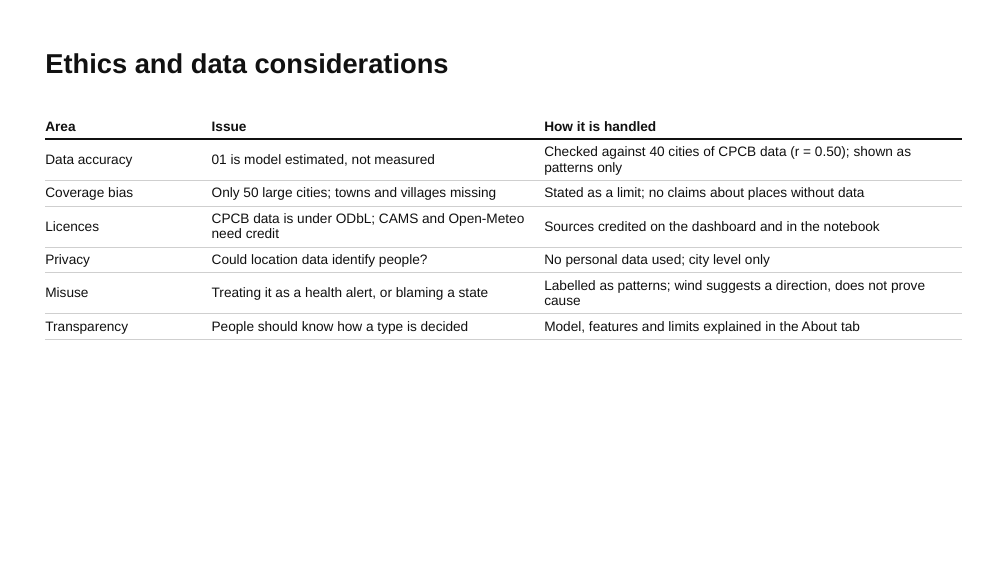
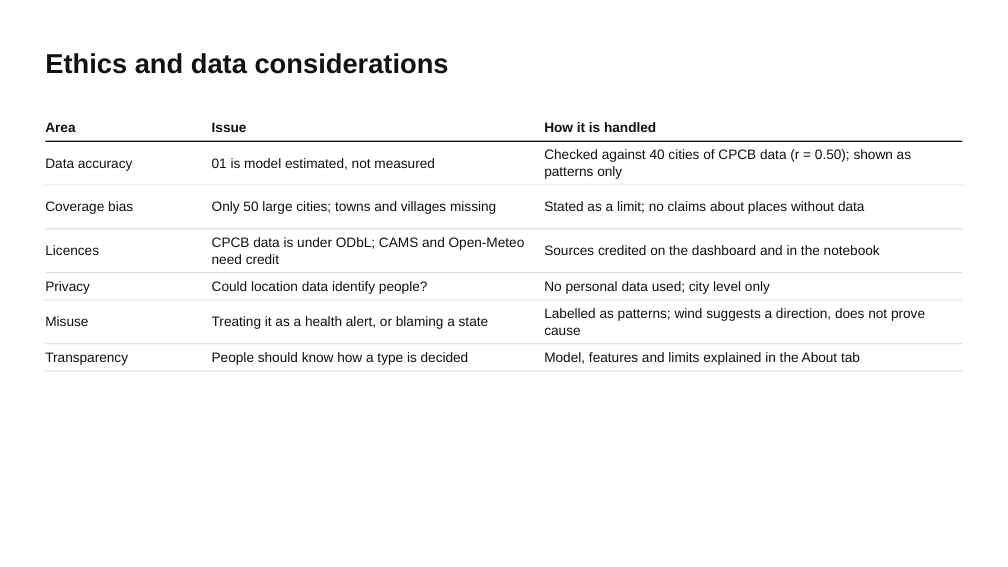
Before and after one commit to tanmayg122/india-air-pollution-tracker, a slide deck: slide 25 of presentation/Tanmay_24151020_Air_Pollution_Types.pptx. Drawn at 1008x567 pixels with LibreOffice and Linux fonts; fonts in the diff are those of the drawing. Boxes give left, top, right and bottom in pixels: in the first picture for what was removed or moved away, otherwise in the second. Text is boxed around its words. In the diff, an @@ line names an element or a change of style, - is before the commit and + after.

```diff
--- a/presentation/Tanmay_24151020_Air_Pollution_Types.pptx
+++ b/presentation/Tanmay_24151020_Air_Pollution_Types.pptx
@@ table removed at (45,113,963,338), 7 rows, 3 columns @@
-Area | Issue | How it is handled
-Data accuracy | 01 is model estimated, not measured | Checked against 40 cities of CPCB data (r = 0.50); shown as patterns only
-Coverage bias | Only 50 large cities; towns and villages missing | Stated as a limit; no claims about places without data
-Licences | CPCB data is under ODbL; CAMS and Open-Meteo need credit | Sources credited on the dashboard and in the notebook
-Privacy | Could location data identify people? | No personal data used; city level only
-Misuse | Treating it as a health alert, or blaming a state | Labelled as patterns; wind suggests a direction, does not prove cause
-Transparency | People should know how a type is decided | Model, features and limits explained in the About tab
@@ rectangle added at (45,141,963,142), fill #111111 @@
@@ text added at (544,149,911,179), 13 pt, text #111111 @@
+Checked against 40 cities of CPCB data (r = 0.50); shown as patterns only
@@ text added at (45,158,133,171), 13 pt, text #111111 @@
+Data accuracy
@@ text added at (212,158,435,170), 13 pt, text #111111 @@
+01 is model estimated, not measured
@@ rectangle added at (45,185,963,185), fill #CFCFCF @@
@@ text added at (45,201,133,214), 13 pt, text #111111 @@
+Coverage bias
@@ text added at (212,201,496,214), 13 pt, text #111111 @@
+Only 50 large cities; towns and villages missing
@@ text added at (544,201,865,214), 13 pt, text #111111 @@
+Stated as a limit; no claims about places without data
@@ rectangle added at (45,228,963,229), fill #CFCFCF @@
@@ text added at (212,237,525,264), 13 pt, text #111111 @@
+CPCB data is under ODbL; CAMS and Open-Meteo need credit
@@ text added at (45,245,99,255), 13 pt, text #111111 @@
+Licences
@@ text added at (544,245,880,255), 13 pt, text #111111 @@
+Sources credited on the dashboard and in the notebook
@@ rectangle added at (45,272,963,273), fill #CFCFCF @@
@@ text added at (45,281,90,294), 13 pt, text #111111 @@
+Privacy
@@ rectangle added at (45,299,963,300), fill #CFCFCF @@
@@ text added at (212,281,427,294), 13 pt, text #111111 @@
+Could location data identify people?
@@ text added at (544,281,770,294), 13 pt, text #111111 @@
+No personal data used; city level only
@@ text added at (45,316,88,326), 13 pt, text #111111 @@
+Misuse
@@ text added at (212,316,489,329), 13 pt, text #111111 @@
+Treating it as a health alert, or blaming a state
@@ text added at (544,308,925,335), 13 pt, text #111111 @@
+Labelled as patterns; wind suggests a direction, does not prove cause
@@ rectangle added at (45,343,963,344), fill #CFCFCF @@
@@ text added at (45,352,128,365), 13 pt, text #111111 @@
+Transparency
@@ text added at (212,352,469,365), 13 pt, text #111111 @@
+People should know how a type is decided
@@ text added at (544,352,860,365), 13 pt, text #111111 @@
+Model, features and limits explained in the About tab
@@ rectangle added at (45,371,963,371), fill #CFCFCF @@
```
Also in this commit, not shown: 20 other slides changed, 1 other file.
